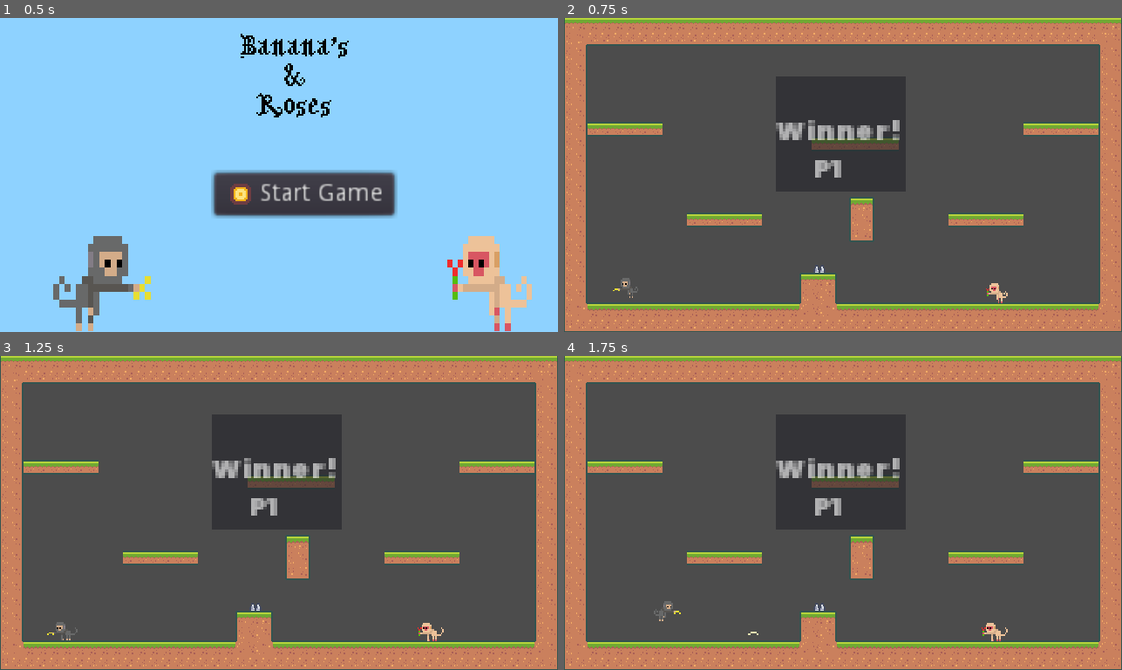
Above: before the commit, frames 1-4 (two rows, left to right).
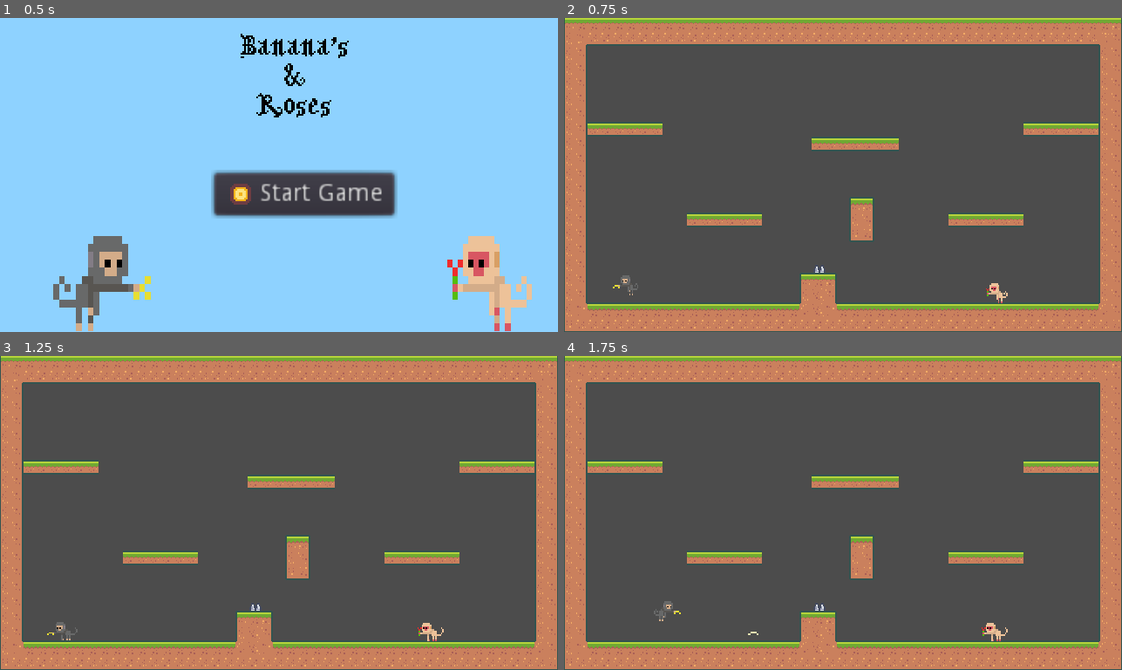
Above: after the commit, the same moments.

Repository: lWardenl/Godot-Platformer2D
Game: Godot game, scene res://Assets/Scenes/MainMenu.tscn
The game is run twice, just before and just after one commit, with the same random seed, the same clock (stepped at 60 frames per second) and the same inputs.
Inputs:
- Up to frame 1 (0.5 s): no input
- Up to frame 2 (0.75 s): click "Start Game" at 0.5 s
- Up to frame 3 (1.25 s): no input
- Up to frame 4 (1.75 s): hold D (move_right) from 1.28 s (still down); tap G (shoot) at 1.35 s; tap F (jump) at 1.52 s

Frame 1 is identical in both runs. In frame 2, 8.5% of the frame differs, in the area x 8-62%, y 18-90%; in frame 3, 8.4%; in frame 4, 8.4%.

Commit message:
implement main menu + game loop

Diff:
--- a/Assets/Scenes/Arena.tscn
+++ b/Assets/Scenes/Arena.tscn
@@ -1,11 +1,10 @@
-[gd_scene load_steps=9 format=2]
+[gd_scene load_steps=7 format=2]
 
 [ext_resource path="res://Assets/Scenes/Player2.tscn" type="PackedScene" id=1]
 [ext_resource path="res://Assets/Scenes/Spikes.tscn" type="PackedScene" id=2]
 [ext_resource path="res://Assets/Scenes/GameCamera.tscn" type="PackedScene" id=3]
 [ext_resource path="res://Assets/Scenes/Player.tscn" type="PackedScene" id=4]
 [ext_resource path="res://Assets/TileMap/TilemapNode.tres" type="TileSet" id=5]
-[ext_resource path="res://Assets/Poppins-Black.ttf" type="DynamicFontData" id=6]
 
 [sub_resource type="GDScript" id=1]
 script/source = "extends Node
@@ -31,10 +30,6 @@
 	create_player(suffix,player.position)
 "
 
-[sub_resource type="DynamicFont" id=2]
-size = 8
-font_data = ExtResource( 6 )
-
 [node name="BaseLevel" type="Node"]
 script = SubResource( 1 )
 
@@ -44,22 +39,6 @@
 cell_size = Vector2( 18, 18 )
 format = 1
 tile_data = PoolIntArray( -917514, 1, 0, -917513, 1, 1, -917512, 1, 1, -917511, 1, 1, -917510, 1, 1, -917509, 1, 1, -91 …(4901 unchanged characters)…
-
-[node name="Panel" type="Panel" parent="."]
-modulate = Color( 1, 1, 1, 0.619608 )
-margin_top = -198.0
-margin_right = 40.0
-margin_bottom = -158.0
-rect_scale = Vector2( 4.69677, 3.44571 )
-
-[node name="RichTextLabel" type="RichTextLabel" parent="Panel"]
-margin_right = 40.0
-margin_bottom = 40.0
-custom_fonts/normal_font = SubResource( 2 )
-text = "  Winner!
-		   P1"
-fit_content_height = true
-scroll_active = false
 
 [node name="Player" parent="." instance=ExtResource( 4 )]
 position = Vector2( -216, 45 )
--- a/Assets/Scenes/Player.tscn
+++ b/Assets/Scenes/Player.tscn
@@ -46,6 +46,7 @@
 scale = Vector2( 2, 2 )
 script = ExtResource( 1 )
 playerSuffix = "_2"
+playerIndex = 1
 
 [node name="CoyoteTimer" type="Timer" parent="."]
 wait_time = 0.1
--- a/Assets/Scenes/Player2.tscn
+++ b/Assets/Scenes/Player2.tscn
@@ -46,6 +46,7 @@
 scale = Vector2( 2, 2 )
 script = ExtResource( 1 )
 playerSuffix = "_2"
+playerIndex = 2
 weaponPath = "res://Assets/Scenes/Rose.tscn"
 
 [node name="CoyoteTimer" type="Timer" parent="."]
--- /dev/null
+++ b/Assets/Scenes/WinUI.tscn
@@ -0,0 +1,30 @@
+[gd_scene load_steps=3 format=2]
+
+[ext_resource path="res://Assets/Poppins-Black.ttf" type="DynamicFontData" id=1]
+
+[sub_resource type="DynamicFont" id=1]
+size = 20
+font_data = ExtResource( 1 )
+
+[node name="Panel" type="Panel"]
+modulate = Color( 1, 1, 1, 0.501961 )
+anchor_right = 1.0
+anchor_bottom = 1.0
+
+[node name="Text" type="RichTextLabel" parent="."]
+anchor_top = 0.5
+anchor_right = 1.0
+anchor_bottom = 0.5
+margin_top = -29.0
+margin_bottom = 29.0
+size_flags_horizontal = 3
+size_flags_vertical = 3
+size_flags_stretch_ratio = 10.46
+custom_fonts/normal_font = SubResource( 1 )
+bbcode_enabled = true
+bbcode_text = "[center]Player 1 Wins![/center]
+"
+text = "Player 1 Wins!
+"
+fit_content_height = true
+scroll_active = false
--- a/Assets/Scripts/MainMenu.gd
+++ b/Assets/Scripts/MainMenu.gd
@@ -2,7 +2,9 @@
 
 var startingScene = preload("res://Assets/Scenes/Arena.tscn")
 
-func _process(delta):
-	if($StartButton.is_pressed()):
-		get_node("/root").add_child(startingScene.instance())
-		self.queue_free()
+func _ready():
+	$StartButton.connect("button_up",self,"_start_game")
+
+func _start_game():
+	get_node("/root").add_child(startingScene.instance())
+	queue_free()
--- a/Assets/Scripts/Player.gd
+++ b/Assets/Scripts/Player.gd
@@ -1,6 +1,4 @@
 extends KinematicBody2D
-
-signal died
 
 var gravity = 1000
 var velocity = Vector2.ZERO
@@ -17,16 +15,21 @@
 var startingPosition = position
 var invinsibilityTime = 1
 
+var winUI = preload("res://Assets/Scenes/WinUI.tscn")
+var menuScene = preload("res://Assets/Scenes/WinUI.tscn")
 var weaponScene
 
 export var playerSuffix = "0"
+export var playerIndex = 0
 export var weaponPath = "res://Assets/Scenes/Banana.tscn"
+export var playerLives = 3
 
 # Called when the node enters the scene tree for the first time.
 func _ready():
 	$"Hazard Area".connect("area_entered", self, "on_hazard_area_entered")
 	startingPosition = position
 	weaponScene = load(weaponPath)
+	menuScene = load("res://Assets/Scenes/MainMenu.tscn")
 
 # Called every frame. 'delta' is the elapsed time since the previous frame.
 func _physics_process(delta):
@@ -97,6 +100,20 @@
 		return
 	position = startingPosition
 	invinsibilityTime = 1
+	playerLives -= 1
+	if (playerLives < 1):
+		var winScreen = winUI.instance()
+		get_tree().root.add_child(winScreen)
+		winScreen.get_node("Text").bbcode_text = "Player " + str(- playerIndex + 2) + " Wins!"
+		get_tree().paused = true
+		yield(get_tree().create_timer(1.0), "timeout")
+		get_tree().paused = false
+		winScreen.queue_free()
+		get_node("/root/BaseLevel").queue_free()
+		get_node("/root").add_child(menuScene.instance())
+
+
+# func GoToMainMenu():
 
 func shoot():
 	if (currentShot > 0):
